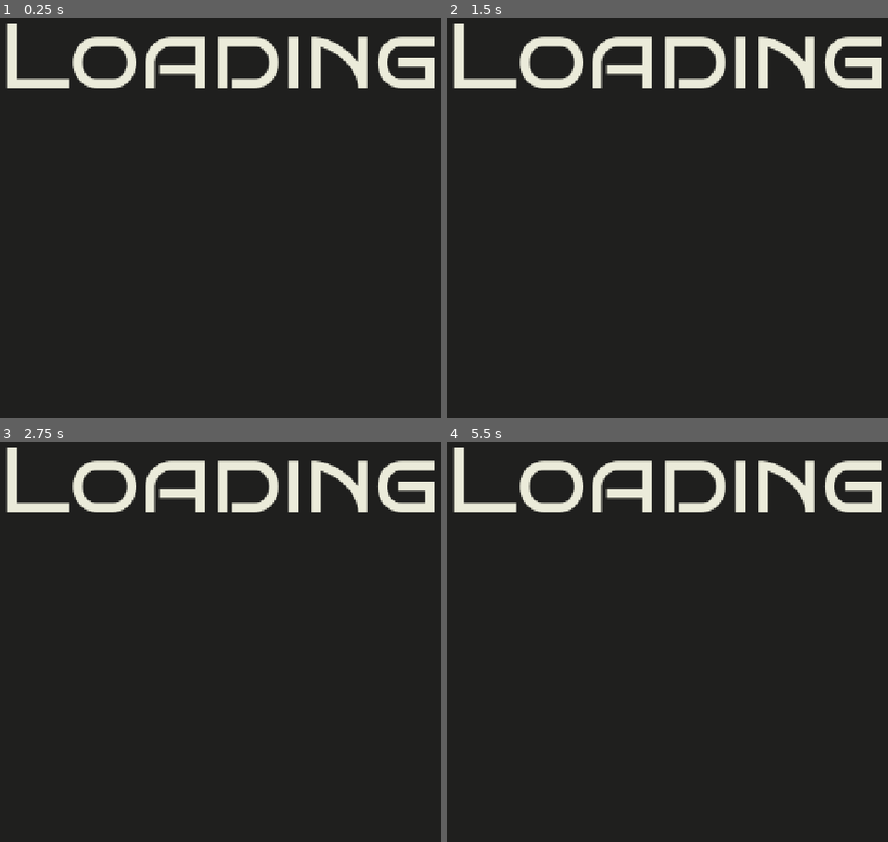
Above: before the commit, frames 1-4 (two rows, left to right).
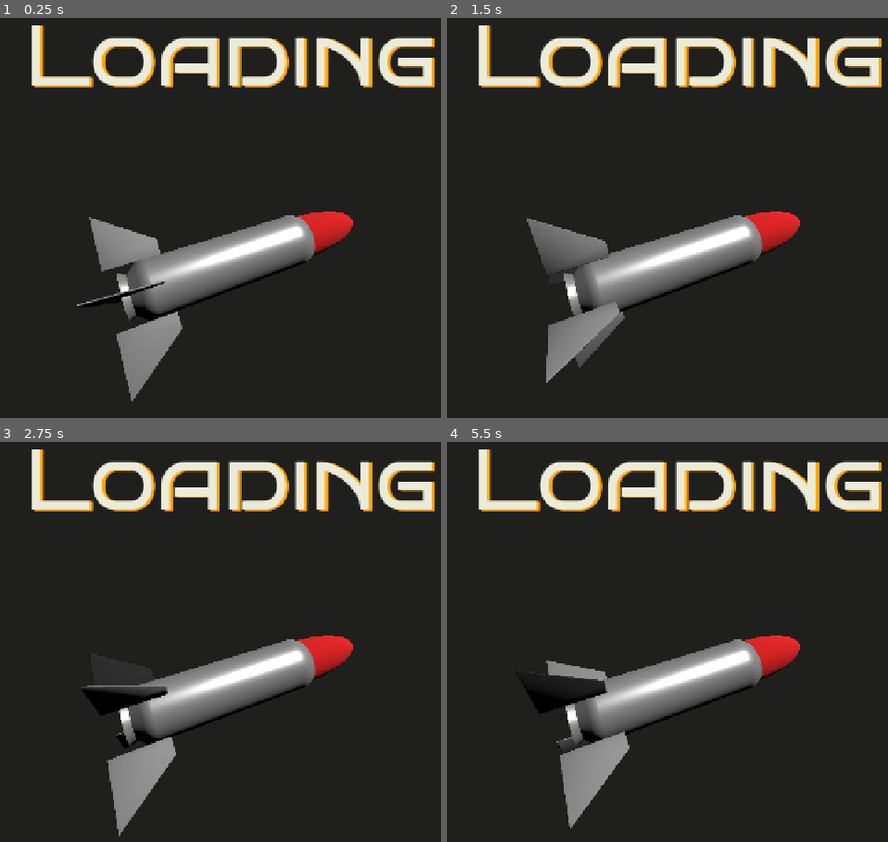
Above: after the commit, the same moments.

Repository: The-Minute-Man/launch-pad
Game: Godot game, scene res://Scenes/LoadingScreen.tscn
The game is run twice, just before and just after one commit, with the same random seed, the same clock (stepped at 60 frames per second) and the same inputs.
Inputs:
- Up to frame 1 (0.25 s): no input
- Up to frame 2 (1.5 s): no input
- Up to frame 3 (2.75 s): no input
- Up to frame 4 (5.5 s): no input

The runs differ from the first frame. In frame 1, 16% of the frame differs, in the area x 1-99%, y 1-96%; in frame 2, 16%; in frame 3, 16%; in frame 4, 16%.

Commit message:
Add rocket

Diff:
--- a/Objects/rocket.tscn
+++ /dev/null
@@ -1,8 +0,0 @@
-[gd_scene load_steps=2 format=3 uid="uid://dy2pfkqfm5d0h"]
-
-[ext_resource type="PackedScene" uid="uid://0gktvt41shqn" path="res://objects/rocket.glb" id="1_5icsd"]
-
-[node name="Node3D" type="Node3D"]
-
-[node name="rocket" parent="." instance=ExtResource("1_5icsd")]
-transform = Transform3D(1, 0, 0, 0, 1, 0, 0, 0, 1, -0.85614955, 0, -1.3291497)
--- a/Scenes/LoadingScreen.tscn
+++ b/Scenes/LoadingScreen.tscn
@@ -1,6 +1,7 @@
-[gd_scene load_steps=2 format=3 uid="uid://cmnjjpxag2tae"]
+[gd_scene load_steps=3 format=3 uid="uid://cmnjjpxag2tae"]
 
-[ext_resource type="Theme" uid="uid://dwh31hw3wv34a" path="res://assets/theme1.tres" id="1_kddo8"]
+[ext_resource type="Theme" uid="uid://dwh31hw3wv34a" path="res://ui/theme1.tres" id="1_jqyhx"]
+[ext_resource type="PackedScene" uid="uid://dy2pfkqfm5d0h" path="res://scenes/rocket.tscn" id="2_x85qc"]
 
 [node name="LoadingScreen" type="Control"]
 layout_mode = 3
@@ -18,17 +19,17 @@
 
 [node name="Label" type="Label" parent="."]
 layout_mode = 1
-anchors_preset = 5
-anchor_left = 0.5
-anchor_right = 0.5
-offset_left = -385.0
-offset_top = -3.0
-offset_right = 375.0
-offset_bottom = 216.0
-grow_horizontal = 2
-theme = ExtResource("1_kddo8")
-theme_override_font_sizes/font_size = 160
+anchors_preset = -1
+anchor_left = 0.2328125
+anchor_top = 0.004166667
+anchor_right = 0.7578125
+anchor_bottom = 0.22361112
+offset_right = 40.0
+offset_bottom = 23.0
+theme = ExtResource("1_jqyhx")
+theme_override_font_sizes/font_size = 150
 text = "Loading"
+metadata/_edit_use_anchors_ = true
 
 [node name="SubViewportContainer" type="SubViewportContainer" parent="."]
 layout_mode = 1
@@ -41,8 +42,14 @@
 
 [node name="SubViewport" type="SubViewport" parent="SubViewportContainer"]
 transparent_bg = true
+handle_input_locally = false
 size = Vector2i(1280, 720)
+render_target_update_mode = 4
 
 [node name="Camera3D" type="Camera3D" parent="SubViewportContainer/SubViewport"]
+transform = Transform3D(1, 0, 0, 0, 1, 0, 0, 0, 1, 0, 0, 5)
 
 [node name="DirectionalLight3D" type="DirectionalLight3D" parent="SubViewportContainer/SubViewport"]
+transform = Transform3D(0.707107, -0.5, 0.5, 0, 0.707107, 0.707107, -0.707107, -0.5, 0.5, 0, 5, 0)
+
+[node name="Rocket" parent="SubViewportContainer/SubViewport" instance=ExtResource("2_x85qc")]
--- /dev/null
+++ b/Scripts/rocket.gd
@@ -0,0 +1,16 @@
+@tool
+extends Node3D
+
+func _ready():
+	# Make it smaller
+	scale = Vector3(0.5, 0.5, 0.5)
+
+	# Move it slightly lower
+	position = Vector3(0, -1.0, 0)
+
+	# Rotate it diagonally (increased angles to make it more horizontal)
+	rotation_degrees = Vector3(60, 45, -60)
+
+func _process(delta):
+	# Spin slowly along the rocket's local Y axis
+	rotate_object_local(Vector3.UP, 0.5 * delta)
--- a/project.godot
+++ b/project.godot
@@ -24,7 +24,9 @@
 [file_customization]
 
 folder_colors={
-"res://assets/": "red",
+"res://Scripts/": "green",
+"res://documents/": "red",
 "res://objects/": "orange",
-"res://scenes/": "yellow"
+"res://scenes/": "yellow",
+"res://ui/": "blue"
 }
--- /dev/null
+++ b/scenes/rocket.tscn
@@ -0,0 +1,34 @@
+[gd_scene load_steps=8 format=3 uid="uid://dy2pfkqfm5d0h"]
+
+[ext_resource type="ArrayMesh" uid="uid://d3tat8utp34d3" path="res://objects/cylinder.obj" id="1_07b4d"]
+[ext_resource type="ArrayMesh" uid="uid://bcmf676q8g8w6" path="res://objects/fins.obj" id="2_d4paf"]
+[ext_resource type="ArrayMesh" uid="uid://dvgr03j22vmd6" path="res://objects/nose.obj" id="3_ortt4"]
+[ext_resource type="Script" path="res://Scripts/rocket.gd" id="4_script"]
+
+[sub_resource type="StandardMaterial3D" id="StandardMaterial3D_cyl"]
+albedo_color = Color(0.8, 0.8, 0.8, 1)
+metallic = 0.6
+roughness = 0.4
+
+[sub_resource type="StandardMaterial3D" id="StandardMaterial3D_fins"]
+albedo_color = Color(0.15, 0.15, 0.15, 1)
+
+[sub_resource type="StandardMaterial3D" id="StandardMaterial3D_nose"]
+albedo_color = Color(0.9, 0.1, 0.1, 1)
+
+[node name="Rocket" type="Node3D"]
+script = ExtResource("4_script")
+
+[node name="Visuals" type="Node3D" parent="."]
+
+[node name="Cylinder" type="MeshInstance3D" parent="Visuals"]
+mesh = ExtResource("1_07b4d")
+surface_material_override/0 = SubResource("StandardMaterial3D_cyl")
+
+[node name="Fins" type="MeshInstance3D" parent="Visuals"]
+mesh = ExtResource("2_d4paf")
+surface_material_override/0 = SubResource("StandardMaterial3D_fins")
+
+[node name="Nose" type="MeshInstance3D" parent="Visuals"]
+mesh = ExtResource("3_ortt4")
+surface_material_override/0 = SubResource("StandardMaterial3D_nose")
--- a/assets/theme1.tres
+++ b/ui/theme1.tres
@@ -1,6 +1,6 @@
 [gd_resource type="Theme" load_steps=4 format=3 uid="uid://dwh31hw3wv34a"]
 
-[ext_resource type="FontFile" uid="uid://bs8kq6nwr55l6" path="res://assets/Fonts/BrunoAce.ttf" id="1_brlle"]
+[ext_resource type="FontFile" uid="uid://bs8kq6nwr55l6" path="res://ui/Fonts/BrunoAce.ttf" id="1_oijn2"]
 
 [sub_resource type="StyleBoxFlat" id="StyleBoxFlat_uwrm3"]
 content_margin_left = 4.0
@@ -28,13 +28,13 @@
 [resource]
 Label/colors/font_color = Color(0.92156863, 0.92156863, 0.85490197, 1)
 Label/colors/font_outline_color = Color(0, 0, 0, 1)
-Label/colors/font_shadow_color = Color(0, 0, 0, 0)
+Label/colors/font_shadow_color = Color(1, 0.654902, 0, 1)
 Label/constants/line_spacing = 3
 Label/constants/outline_size = 0
-Label/constants/shadow_offset_x = 1
+Label/constants/shadow_offset_x = 5
 Label/constants/shadow_offset_y = 1
 Label/constants/shadow_outline_size = 1
 Label/font_sizes/font_size = 16
-Label/fonts/font = ExtResource("1_brlle")
+Label/fonts/font = ExtResource("1_oijn2")
 Label/styles/focus = SubResource("StyleBoxFlat_uwrm3")
 Label/styles/normal = SubResource("StyleBoxEmpty_01xgi")
Not shown, added: Scripts/rocket.gd.uid
Not shown, added: documents/idea.txt
Not shown, added: objects/cylinder.mtl
Not shown, added: objects/cylinder.obj
Not shown, added: objects/cylinder.obj.import
Not shown, added: objects/fins.mtl
Not shown, added: objects/fins.obj
Not shown, added: objects/fins.obj.import
Not shown, added: objects/nose.mtl
Not shown, added: objects/nose.obj
Not shown, added: objects/nose.obj.import
Binary file removed: objects/rocket.glb
(and 15 more such lines)
